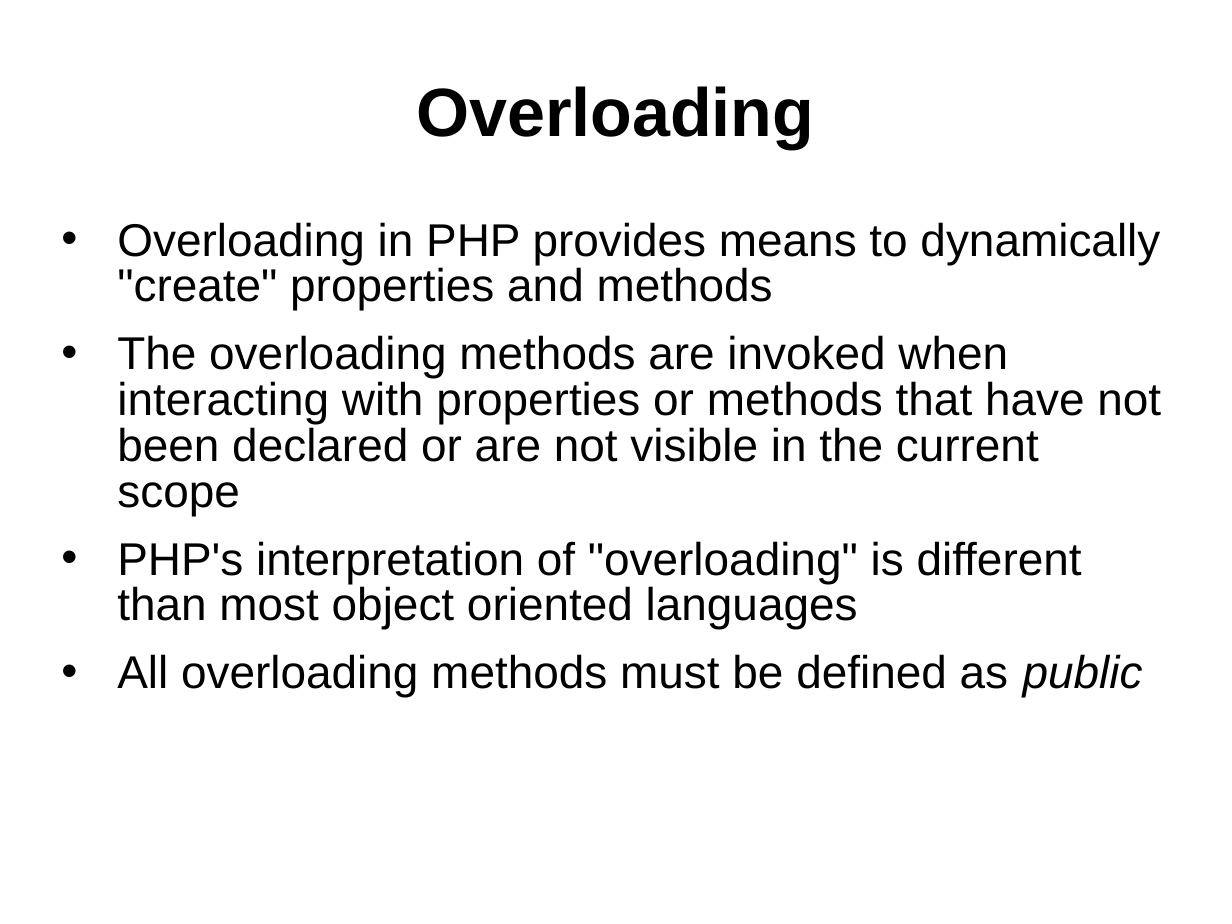
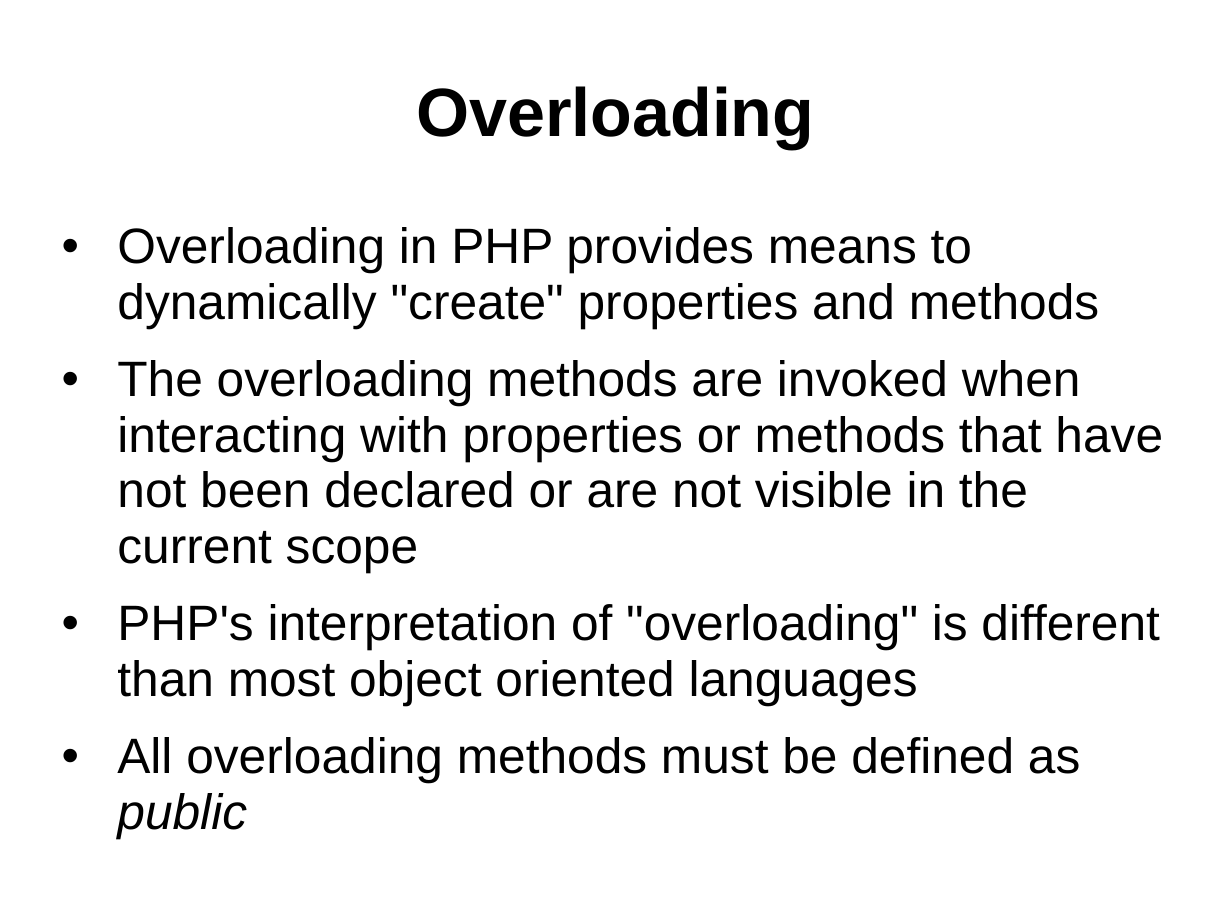
Before and after one commit to ziyed/php-oop, a slide deck: slide 14 of oop.ppt. Drawn at 1232x924 pixels with LibreOffice and Linux fonts; fonts in the diff are those of the drawing. Boxes give left, top, right and bottom in pixels: in the first picture for what was removed or moved away, otherwise in the second. Text is boxed around its words. In the diff, an @@ line names an element or a change of style, - is before the commit and + after.

```diff
--- a/oop.ppt
+++ b/oop.ppt
@@ text "Overloading in PHP provides means ..." at [117, 227, 1163, 774]: size 29.6 to 32 pt; line spacing 0.83 to 0.93 @@
```
Also in this commit, not shown: 1 other slide changed, 1 slide added, 4 other files.
